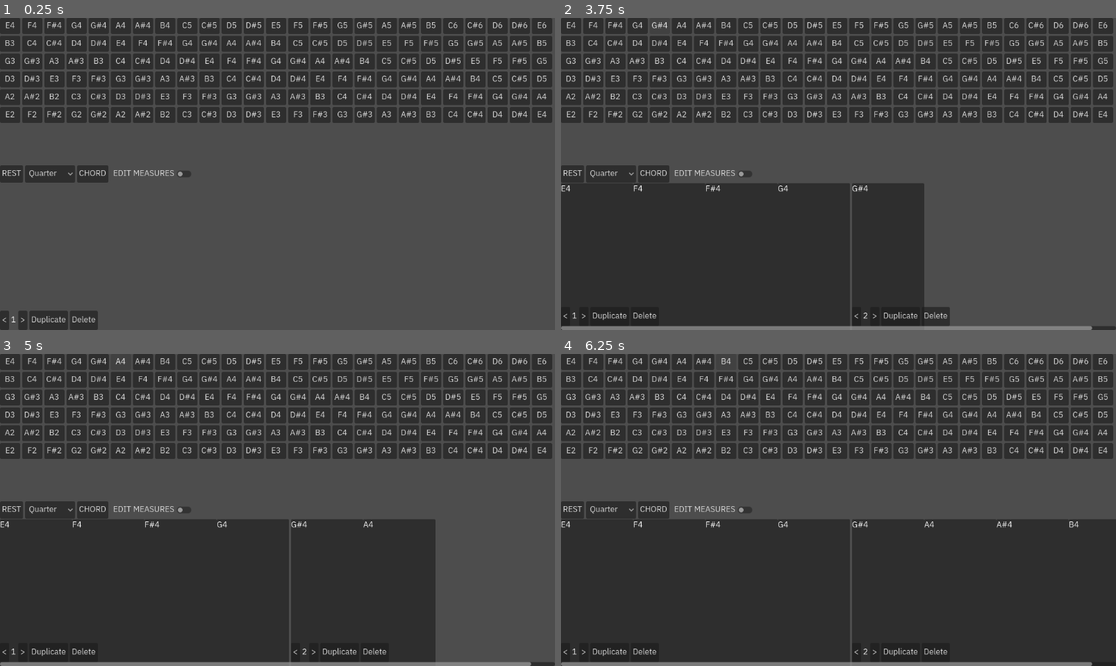
Above: before the commit, frames 1-4 (two rows, left to right).
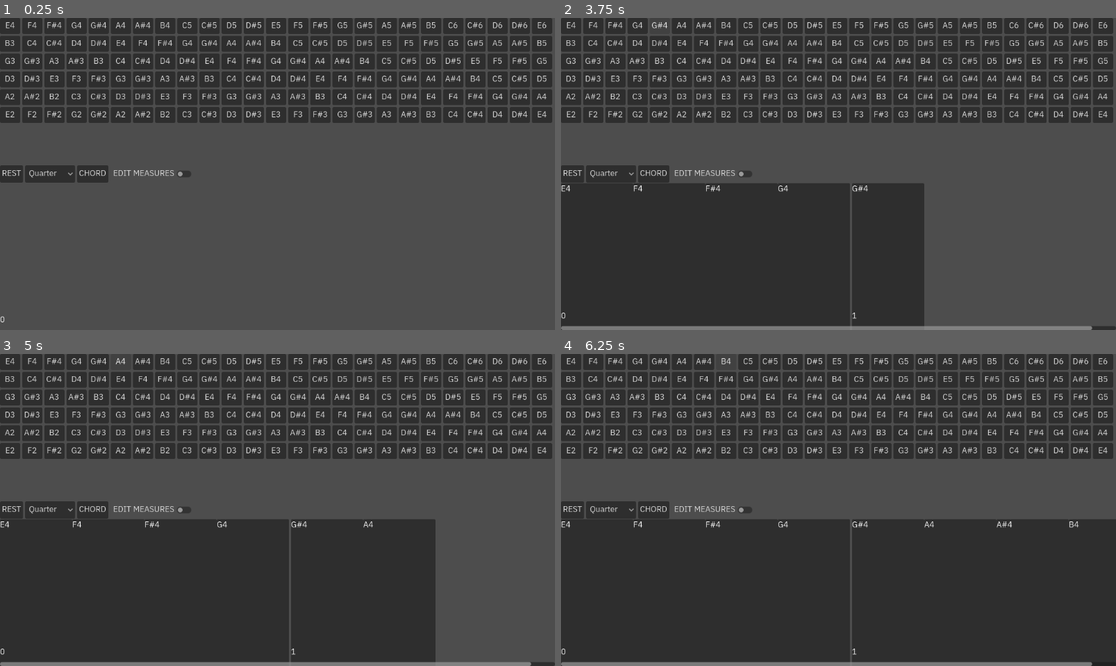
Above: after the commit, the same moments.

Repository: TetroTheo/GuitarMaster
Game: Godot game, scene res://test.tscn
Two runs of this game, one before a commit and one after it. Both use one fixed random seed, a clock stepped at 60 frames per second and the inputs below.
Inputs:
- Up to frame 1 (0.25 s): no input
- Up to frame 2 (3.75 s): click "E4" at 0.5 s; click "F4" at 1.25 s; click "F#4" at 2 s; click "G4" at 2.75 s; click "G#4" at 3.5 s
- Up to frame 3 (5 s): click "A4" at 4.25 s
- Up to frame 4 (6.25 s): click "A#4" at 5 s; click "B4" at 5.75 s

The runs differ from the first frame. In frame 1, 0.9% of the frame differs, in the area x 0-18%, y 93-100%; in frame 2, 0.5%; in frame 3, 0.2%; in frame 4, 0.2%.

Commit message:
connected the measure editing buttons to the sheet, and made all of them functional. you can now delete, duplicate, move left, and move right each measure. however, there are no safety checks for moving left and right; it is unnecessary to add safety features when everything is still quite uncertain and in development! the next step is to be able to edit notes directly...

Diff:
--- a/communicator.gd
+++ b/communicator.gd
@@ -1,3 +1,4 @@
+@tool
 extends Node
 
 var duration := 0.25
@@ -40,12 +41,17 @@
 
 ## TODO:
 ## make sure notes do not repeat strings in a chord
-## be able to move measures around
-## delete a measure
+# be able to move measures around
+# delete a measure
+# move a measure
 ## delete an npkgn (if all are deleted in a measure, then delete the measure)
-## duplicate a measure
+# duplicate a measure
 
 ## SETTINGS:
 ## left-handed
 ## bass mode
 ## scaling (constant | logarithmic)
+
+
+func on_measure_edit_toggled(toggled_on: bool) -> void:
+	$Sheet.edit_measure_mode(toggled_on)
--- a/test-measure.gd
+++ b/test-measure.gd
@@ -2,11 +2,22 @@
 
 var measure_number : int
 
+## the sheet calls this when making a new measure, so that the new measure may
+## bind all of its editing buttons directly to that sheet.
+func connect_editing_buttons(sheet):
+	$HBoxContainer/Delete.pressed.connect(sheet.on_delete.bind(self))
+	$HBoxContainer/Duplicate.pressed.connect(sheet.on_duplicate.bind(self))
+	$HBoxContainer/Right.pressed.connect(sheet.on_move_right.bind(self))
+	$HBoxContainer/Left.pressed.connect(sheet.on_move_left.bind(self))
 
 ## the measure cannot set its own, so it relies on this function
 func set_measure_number(n : int):
 	measure_number = n
 	$HBoxContainer/Label.text = str(n)
+
+## changes measure number by given amount
+func change_measure_number(increment : int):
+	set_measure_number(measure_number + increment)
 
 ## add up the duration of all child npkgs
 func get_duration() -> float:
@@ -14,3 +25,11 @@
 	for npkgn in $NotePackageNodes.get_children():
 		duration += npkgn.note_pkg.duration
 	return duration
+
+
+func edit_mode(toggled_on : bool):
+	var v = toggled_on
+	$HBoxContainer/Left.visible = v
+	$HBoxContainer/Right.visible = v
+	$HBoxContainer/Duplicate.visible = v
+	$HBoxContainer/Delete.visible = v
--- a/test-measure.tscn
+++ b/test-measure.tscn
@@ -25,21 +25,25 @@
 grow_vertical = 0
 
 [node name="Left" type="Button" parent="HBoxContainer" unique_id=1419409131]
+visible = false
 layout_mode = 2
 text = "<"
 
 [node name="Label" type="Label" parent="HBoxContainer" unique_id=993654634]
 layout_mode = 2
-text = "1"
+text = "0"
 
 [node name="Right" type="Button" parent="HBoxContainer" unique_id=203168976]
+visible = false
 layout_mode = 2
 text = ">"
 
 [node name="Duplicate" type="Button" parent="HBoxContainer" unique_id=1031635779]
+visible = false
 layout_mode = 2
 text = "Duplicate"
 
 [node name="Delete" type="Button" parent="HBoxContainer" unique_id=597024512]
+visible = false
 layout_mode = 2
 text = "Delete"
--- a/test-sheet.gd
+++ b/test-sheet.gd
@@ -1,17 +1,70 @@
 extends ScrollContainer
+
+var measure_mode := false
+
+
+func _ready() -> void:
+	create_new_measure()
+
 
 ## adds an npkg to the sheet. if the last measure is full, we make a new one.
 ## either way, we add the measure to an available space in a measure.
 func add_note_pkg(pkg: NotePackage):
 	var npkgn = load("uid://bqhqm608hhbdx").instantiate()
-	var last_measure = $MeasureContainer.get_child(-1)
 	var current_measure
-	if last_measure.get_duration() < 1.0 and not is_equal_approx(last_measure.get_duration(), 4.0):
-		current_measure = last_measure
+	if $MeasureContainer.get_children():
+		var last_measure = $MeasureContainer.get_child(-1)
+		if last_measure.get_duration() < 1.0 and not is_equal_approx(last_measure.get_duration(), 4.0):
+			current_measure = last_measure
+		else:
+			current_measure = create_new_measure()
 	else:
-		var new_measure = load("res://test-measure.tscn").instantiate()
-		$MeasureContainer.add_child(new_measure)
-		new_measure.set_measure_number($MeasureContainer.get_child_count())
-		current_measure = new_measure
+		current_measure = create_new_measure()
 	current_measure.get_node("NotePackageNodes").add_child(npkgn)
 	npkgn.set_note_pkg(pkg)
+
+
+func create_new_measure() -> Node:
+	var new_measure = load("res://test-measure.tscn").instantiate()
+	new_measure.set_measure_number($MeasureContainer.get_child_count())
+	new_measure.connect_editing_buttons(self)
+	$MeasureContainer.add_child(new_measure)
+	new_measure.edit_mode(measure_mode)
+	return new_measure
+
+
+func edit_measure_mode(toggled_on: bool):
+	measure_mode = toggled_on
+	for measure in $MeasureContainer.get_children():
+		measure.edit_mode(toggled_on)
+
+## deletes the measure that sent this
+## moves measures that come after it backwards by one.
+func on_delete(measure):
+	for i in range(measure.measure_number, $MeasureContainer.get_child_count()):
+		$MeasureContainer.get_child(i).change_measure_number(-1)
+		measure.queue_free()
+
+## duplicates the measure that sent this signal, and inserts that measure right after where it was duplicated.
+## it moves measures that come after forward by one.
+func on_duplicate(measure):
+	for i in range(measure.measure_number + 1, $MeasureContainer.get_child_count()):
+		$MeasureContainer.get_child(i).change_measure_number(+1)
+	var copy = measure.duplicate()
+	copy.set_measure_number(measure.measure_number + 1)
+	## duplication does not copy signal connections!
+	copy.connect_editing_buttons(self)
+	$MeasureContainer.add_child(copy)
+	$MeasureContainer.move_child(copy, copy.measure_number)
+
+## moves the measure that sent this right, while moving the one after it backwards.
+func on_move_right(measure):
+	$MeasureContainer.move_child(measure, measure.measure_number + 1)
+	$MeasureContainer.get_child(measure.measure_number).change_measure_number(-1)
+	measure.change_measure_number(+1)
+
+## moves the measure that sent this left, while moving the one before it forwards.
+func on_move_left(measure):
+	$MeasureContainer.move_child(measure, measure.measure_number - 1)
+	$MeasureContainer.get_child(measure.measure_number).change_measure_number(+1)
+	measure.change_measure_number(-1)
--- a/test-sheet.tscn
+++ b/test-sheet.tscn
@@ -1,7 +1,6 @@
 [gd_scene format=3 uid="uid://bniuvcdt27wtl"]
 
 [ext_resource type="Script" uid="uid://b1nvhii2vw6nj" path="res://test-sheet.gd" id="1_xlxo5"]
-[ext_resource type="PackedScene" uid="uid://c301umtiyw4wy" path="res://test-measure.tscn" id="2_bwqsc"]
 
 [node name="Sheet" type="ScrollContainer" unique_id=658091262]
 anchors_preset = 15
@@ -15,6 +14,3 @@
 layout_mode = 2
 size_flags_horizontal = 3
 size_flags_vertical = 3
-
-[node name="Measure" parent="MeasureContainer" unique_id=2028305356 instance=ExtResource("2_bwqsc")]
-layout_mode = 2
--- a/test.tscn
+++ b/test.tscn
@@ -60,10 +60,11 @@
 toggle_mode = true
 text = "CHORD"
 
-[node name="CheckButton" type="CheckButton" parent="Communicator/HBoxContainer" unique_id=1368161599]
+[node name="MeasureEdit" type="CheckButton" parent="Communicator/HBoxContainer" unique_id=1368161599]
 layout_mode = 2
 text = "EDIT MEASURES"
 
 [connection signal="pressed" from="Communicator/HBoxContainer/Rest" to="Communicator" method="on_rest_pressed"]
 [connection signal="item_selected" from="Communicator/HBoxContainer/Duration" to="Communicator" method="on_duration_changed"]
 [connection signal="toggled" from="Communicator/HBoxContainer/Chord" to="Communicator" method="on_chord_toggled"]
+[connection signal="toggled" from="Communicator/HBoxContainer/MeasureEdit" to="Communicator" method="on_measure_edit_toggled"]
